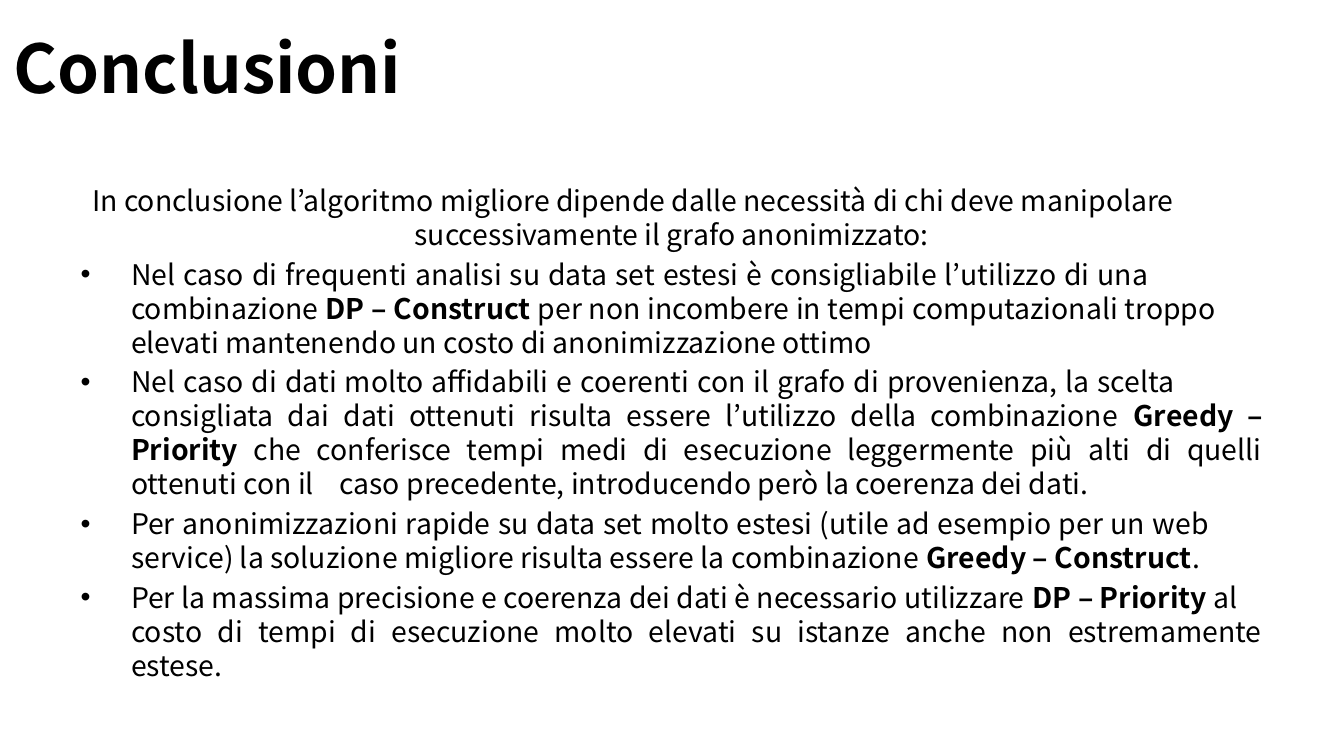
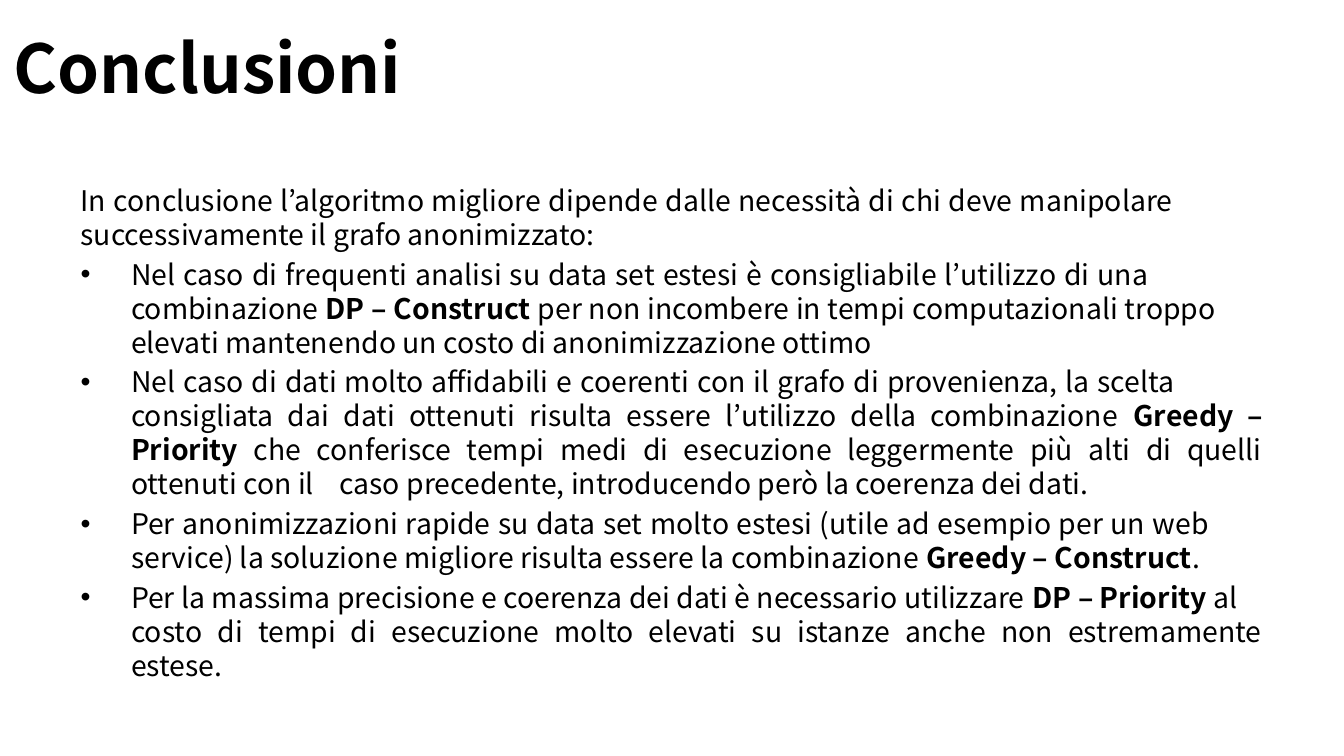
Before and after one commit to Navypowder/DP-P-project, a slide deck: slide 25 of Presentation/Towards_Identity_Anonymization_on_graph(K-degree anonymization).pptx. Drawn at 1344x756 pixels with LibreOffice and Linux fonts; fonts in the diff are those of the drawing; background and template pictures are left out. Boxes give left, top, right and bottom in pixels: in the first picture for what was removed or moved away, otherwise in the second. Text is boxed around its words. In the diff, an @@ line names an element or a change of style, - is before the commit and + after.

```diff
--- a/Presentation/Towards_Identity_Anonymization_on_graph(K-degree anonymization).pptx
+++ b/Presentation/Towards_Identity_Anonymization_on_graph(K-degree anonymization).pptx
@@ text at [81, 186, 1173, 252]: alignment centre to justified @@
```
